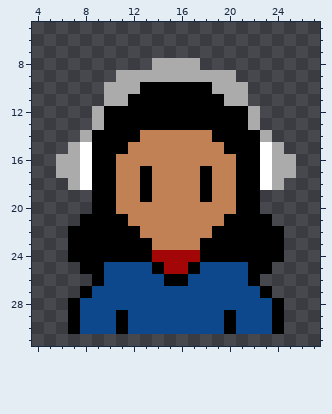
A pixel-art sprite gets an edit: src/resources/img/avatar/BrownFemale.png. Above, as it was before the edit.
The file is 128x128 pixels, drawn in blocks of 4x4; one block is one cell here. Shown: x 4..27, y 5..31.
New version:
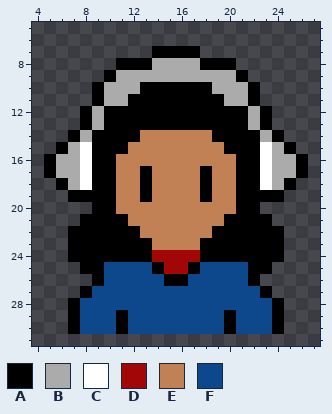
Palette (. is transparent): A #000000  B #ababab  C #ffffff  D #a30606  E #c28155  F #0c488b
The exact change:
y 7: x 14..17 .... -> AAAA
y 8: x 11..13 ... -> AAA; x 18..20 ... -> AAA
y 9: x 10 . -> A; x 21 . -> A
y 10..11: x 9 . -> A; x 22 . -> A
y 12..13: x 8 . -> A; x 23 . -> A
y 14: x 7 . -> A; x 24 . -> A
y 15: x 6 . -> A; x 25 . -> A
y 16..17: x 5 . -> A; x 26 . -> A
y 18: x 6 . -> A; x 25 . -> A
y 19: x 7..8 .. -> AA; x 23..24 .. -> AA
Changed places in both pictures, as pixel boxes (x1, y1, x2, y2):
added: (44, 46, 308, 202)
